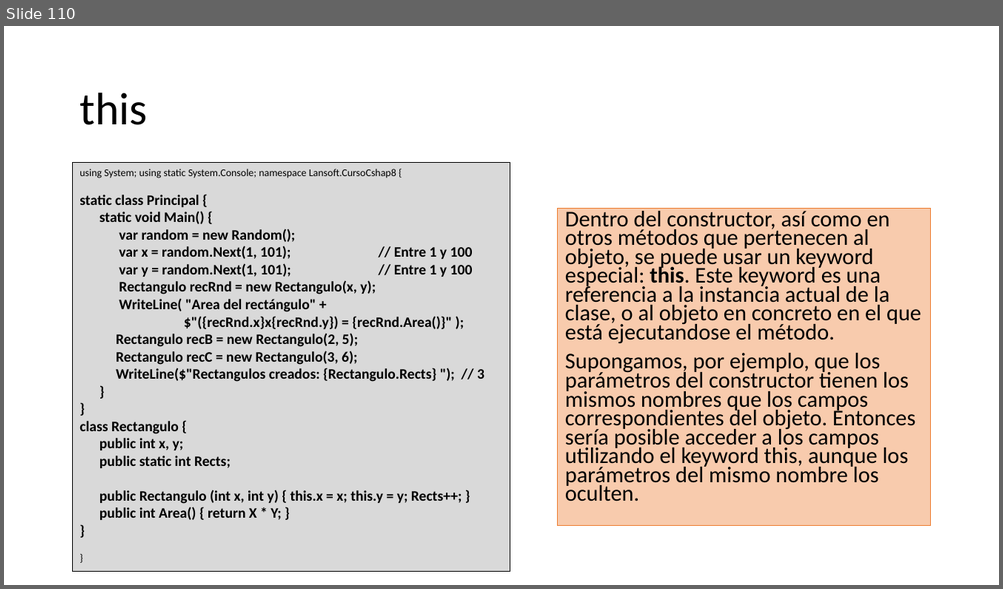
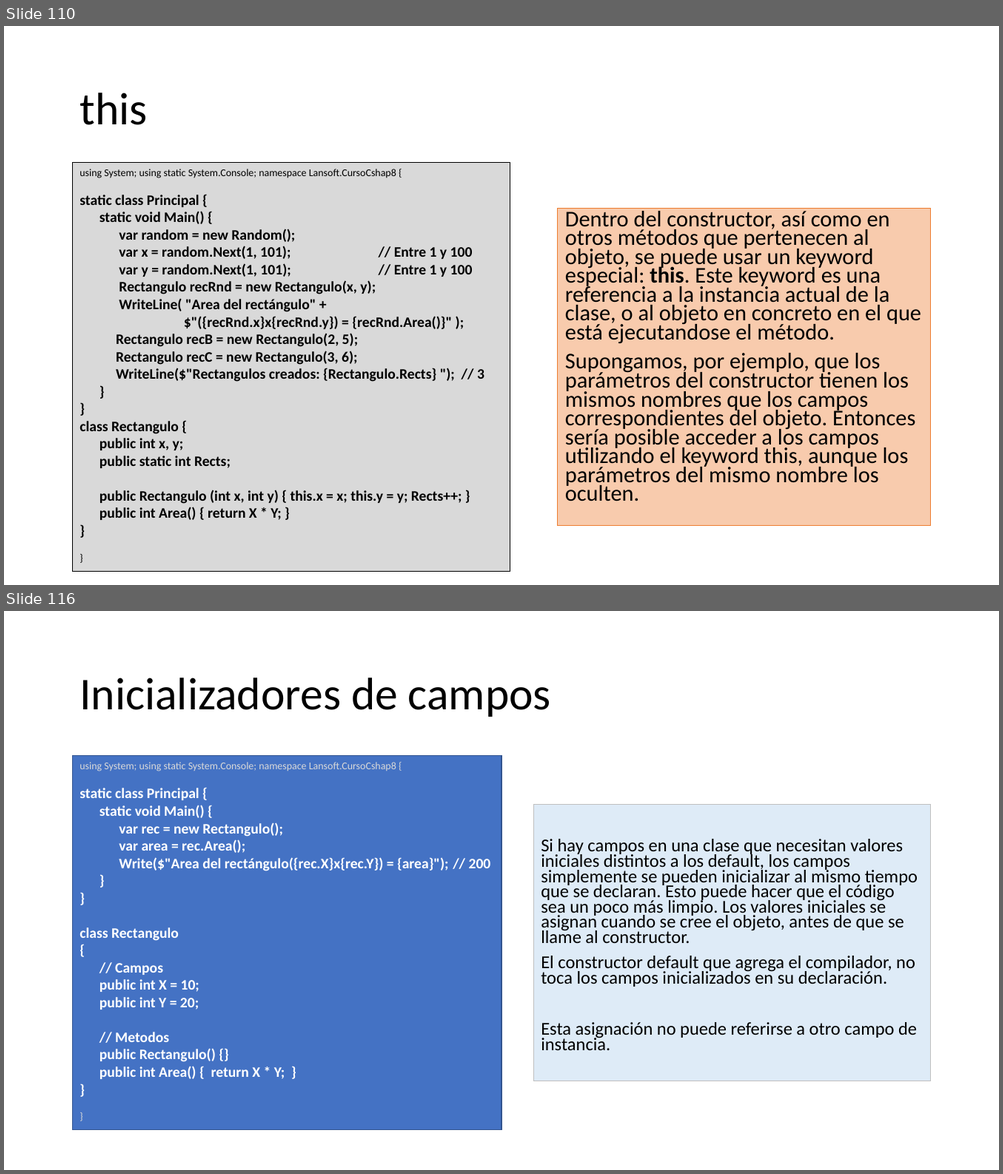
Before and after one commit to AlbertOsinaga/CursoCSharp__8, a slide deck: CSharpQuickReferencia.pptx. Shown one above the other, each under a label of ours: slide 110 before the commit, slides 110 and 116 after it; the slides between them are not shown. The pictures are 1003x589 and 1003x1174 pixels, drawn with LibreOffice and Linux fonts; fonts in the diff are those of the drawing. Boxes give left, top, right and bottom in pixels: in the first picture for what was removed or moved away, otherwise in the second. Text is boxed around its words. In the diff, an @@ line names an element or a change of style, - is before the commit and + after.

```diff
--- a/CSharpQuickReferencia.pptx
+++ b/CSharpQuickReferencia.pptx
@@ slide 116 added at (4,611,999,1170), background #FFFFFF @@
@@ title added at (79,678,551,717), 44 pt, text #000000 @@
+Inicializadores de campos
@@ rectangle added at (73,756,502,1130), fill #4472C4, outline #325491 1 pt, 14 pt, text #FFFFFF, bold @@
+using System; using static System.Console; namespace Lansoft.CursoCshap8 {
+static class Principal {
+static void Main() {
+var rec = new Rectangulo();
+var area = rec.Area();
+Write($"Area del rectángulo({rec.X}x{rec.Y}) = {area}"); // 200
+}
+}
+class Rectangulo
+{
+// Campos
+public int X = 10;
+public int Y = 20;
+// Metodos
+public Rectangulo() {}
+public int Area() { return X * Y; }
+}
+}
@@ text added at (534,804,930,1082), fill #DEEBF7, outline #BFBFBF 0.75 pt, 17.5 pt, text #000000 @@
+Si hay campos en una clase que necesitan valores iniciales distintos a los default, los campos simplemente se pueden inicializar al mismo tiempo que se declaran. Esto puede hacer que el código sea un poco más limpio. Los valores iniciales se asignan cuando se cree el objeto, antes de que se llame al constructor.
+El constructor default que agrega el compilador, no toca los campos inicializados en su declaración.
+Esta asignación no puede referirse a otro campo de instancia.
```
Also in this commit, not shown: 1 slide changed, 16 other slides added, 3 other files.
